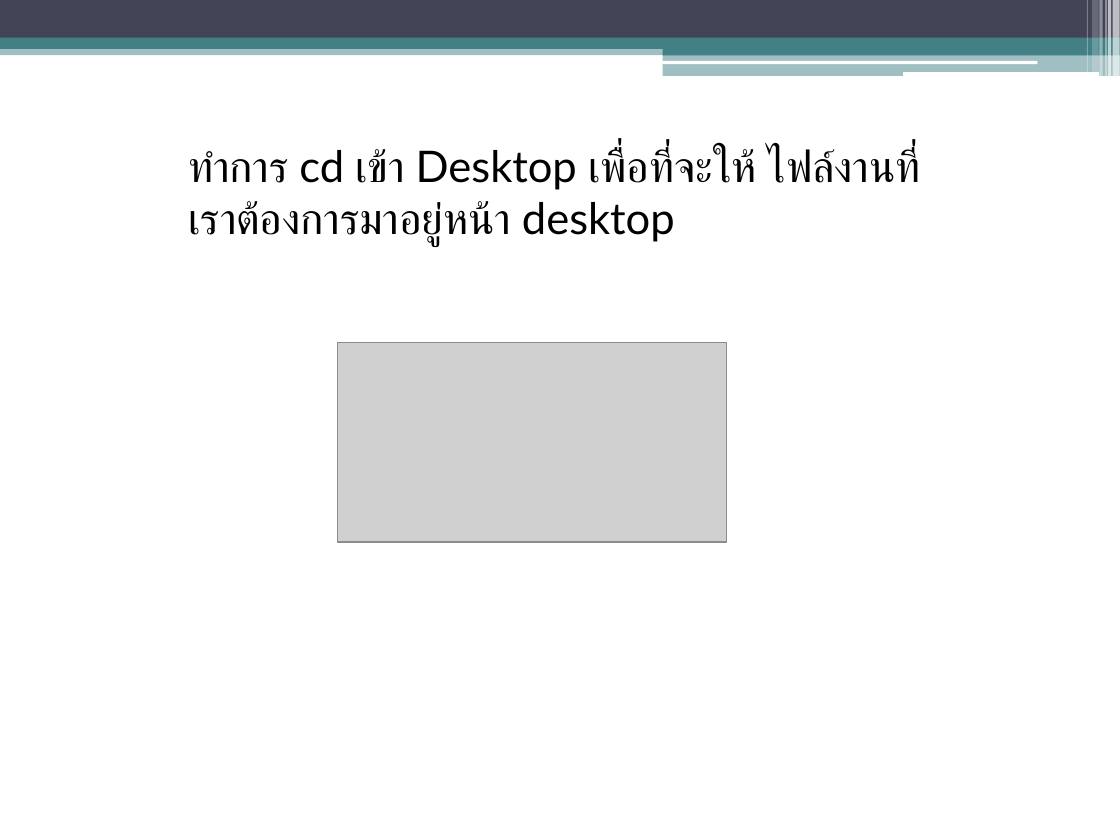
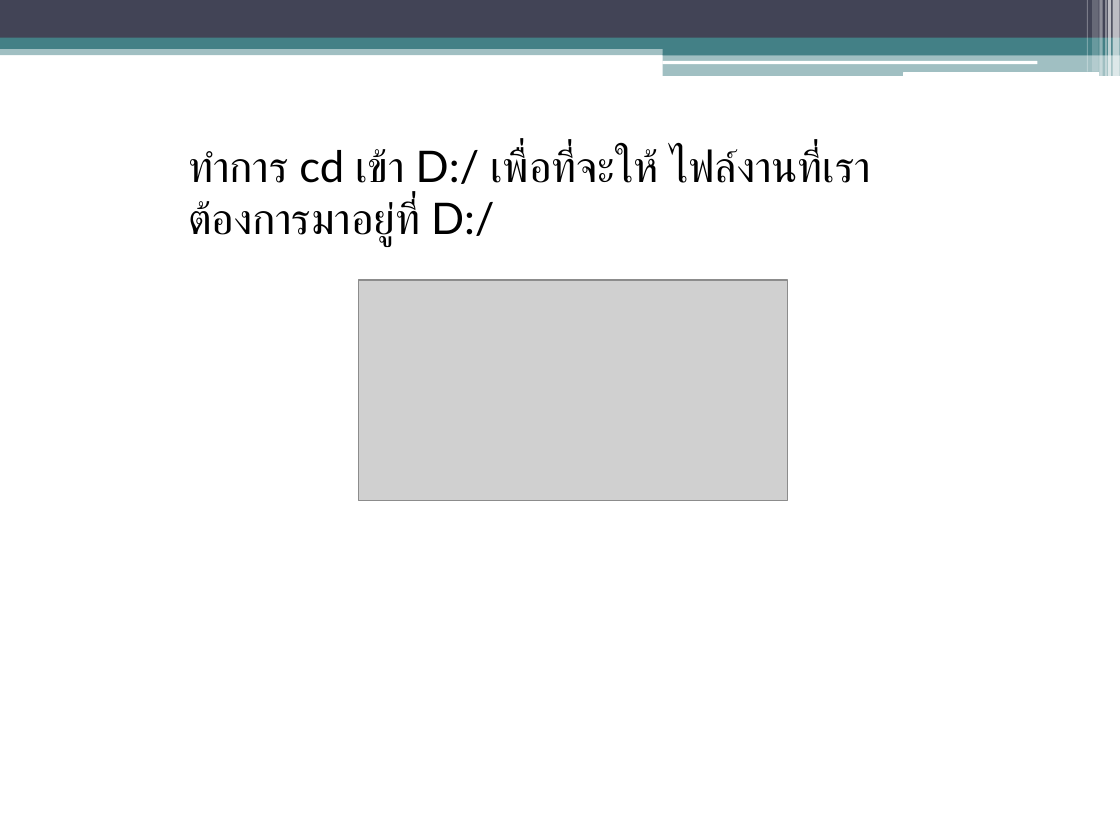
Before and after one commit to 57160410/Rails_Interview, a slide deck: slide 2 of Presentation.pptx. Drawn at 1120x840 pixels with LibreOffice and Linux fonts; fonts in the diff are those of the drawing; grey boxes stand for pictures. Boxes give left, top, right and bottom in pixels: in the first picture for what was removed or moved away, otherwise in the second. Text is boxed around its words. In the diff, an @@ line names an element or a change of style, - is before the commit and + after.

```diff
--- a/Presentation.pptx
+++ b/Presentation.pptx
@@ text at [188, 148, 871, 246]: text changed @@
-ทำการ cd เข้า Desktop เพื่อที่จะให้ ไฟล์งานที่เราต้องการมาอยู่หน้า desktop
+ทำการ cd เข้า D:/ เพื่อที่จะให้ ไฟล์งานที่เราต้องการมาอยู่ที่ D:/
@@ picture: place and size @@
-picture at [337, 342, 726, 542]
+picture at [358, 280, 787, 501]
```
Also in this commit, not shown: 11 other slides changed.
